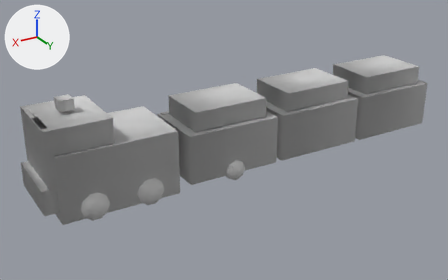
An edit to the FBX model game/Airside/Assets/Airside/Art/Models/Vehicles/mdl_baggage_tug_train_authored_v01.fbx, drawn before and after from the same camera.
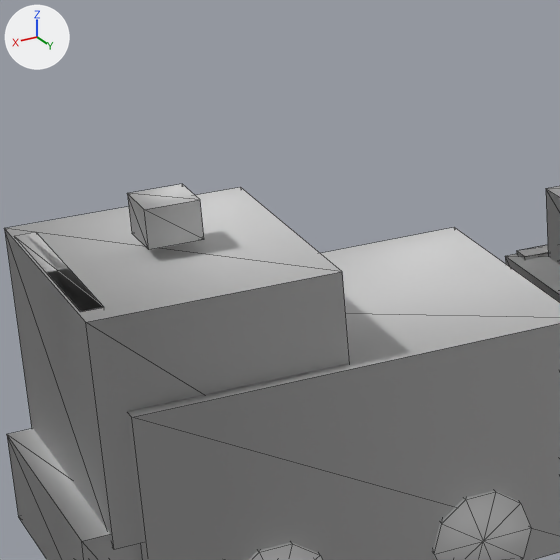
The first picture shows the older version from a camera (50 mm lens) standing at (0.0624, 0.076, 0.0424) and looking at (0.0166, -0.0003, 0.0043). The close-ups show the older and then the newer version on the part from 4% to 38% of the width and 16% to 70% of the height of that picture. Only the edits that show in the close-ups are written down. Lighting does not change. The marker at upper left points along +X, +Y and +Z. The close-ups show mesh edges as thin lines. Where no turn or scale is listed for an object, it has been applied to the vertices.

Objects in the first close-up: 'beacon', 'cargo_1', 'cart_1', 'tug', 'tug_bumper', 'tug_cab', 'tug_window', 'wheel_fr', 'wheel_rr' and 1 more.
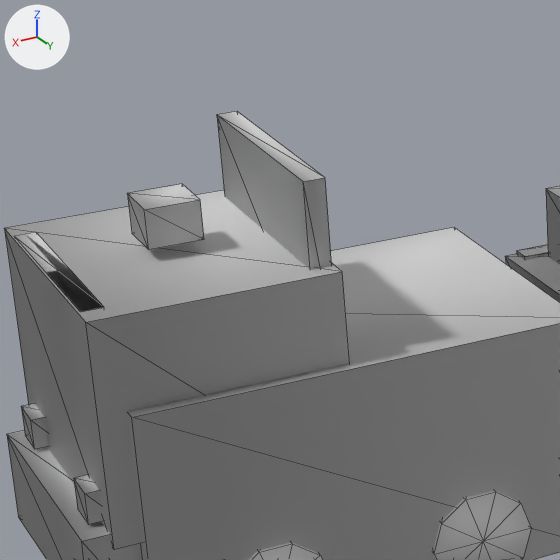
Where the change shows, as pixel boxes (x1, y1, x2, y2) in the close-ups (560 x 560 px):
'tug_rollbar', added
    after: (217, 112, 332, 270)
'headlight_r', added
    after: (74, 475, 103, 524)
'headlight_l', added
    after: (21, 404, 48, 449)

The change, as a list of edits to the scene's bpy script:
```text
Add me_mesh_005_1:
    me_mesh_005_1.from_pydata(...)  # a box spanning x 0.0366..0.0374, y -0.0045..0.0045, z 0.01..0.017
    me_mesh_005_1.polygons.foreach_set('use_smooth', [True] * 12)
    me_mesh_005_1.materials.append(mat_defaultmaterial)  # light grey #cbcbcb
Add me_mesh_032:
    me_mesh_032.from_pydata(...)  # a box spanning x 0.045..0.046, y -0.0042..-0.0028, z 0.0059..0.0071
    me_mesh_032.polygons.foreach_set('use_smooth', [True] * 12)
    me_mesh_032.materials.append(mat_defaultmaterial)  # light grey #cbcbcb
Add me_mesh_033:
    me_mesh_033.from_pydata(...)  # a box spanning x 0.045..0.046, y 0.0028..0.0042, z 0.0059..0.0071
    me_mesh_033.polygons.foreach_set('use_smooth', [True] * 12)
    me_mesh_033.materials.append(mat_defaultmaterial)  # light grey #cbcbcb
Add ob_tug_rollbar:
    ob_tug_rollbar = bpy.data.objects.new('tug_rollbar', me_mesh_005_1)
    ob_tug_rollbar.location = (0.0, 0.0, 0.0)
Add ob_headlight_l:
    ob_headlight_l = bpy.data.objects.new('headlight_l', me_mesh_032)
    ob_headlight_l.location = (0.0, 0.0, 0.0)
Add ob_headlight_r:
    ob_headlight_r = bpy.data.objects.new('headlight_r', me_mesh_033)
    ob_headlight_r.location = (0.0, 0.0, 0.0)
```
